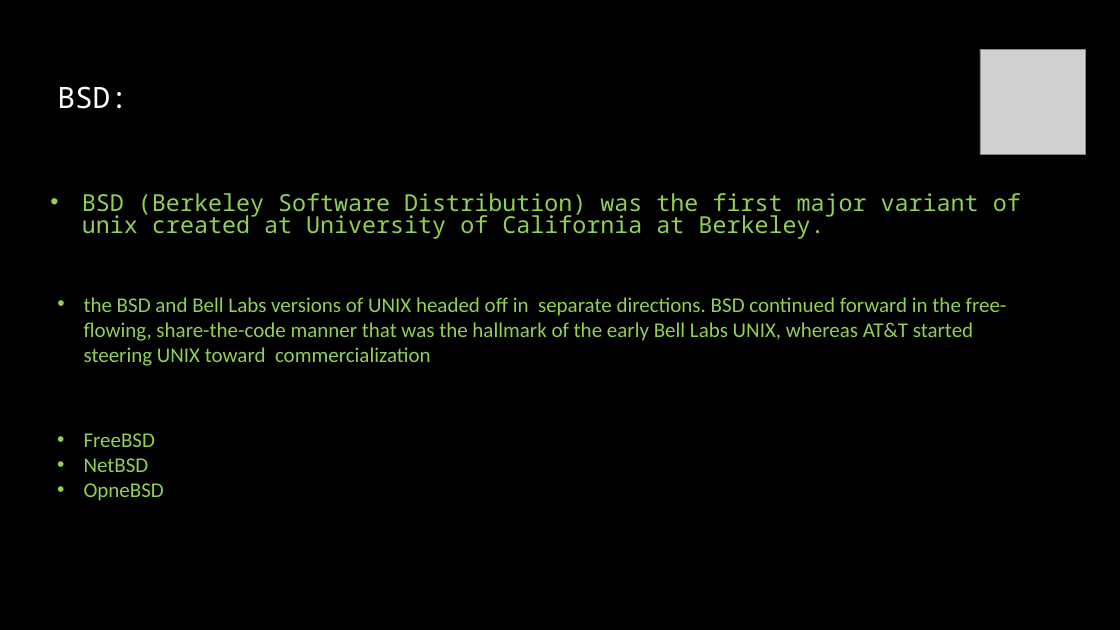
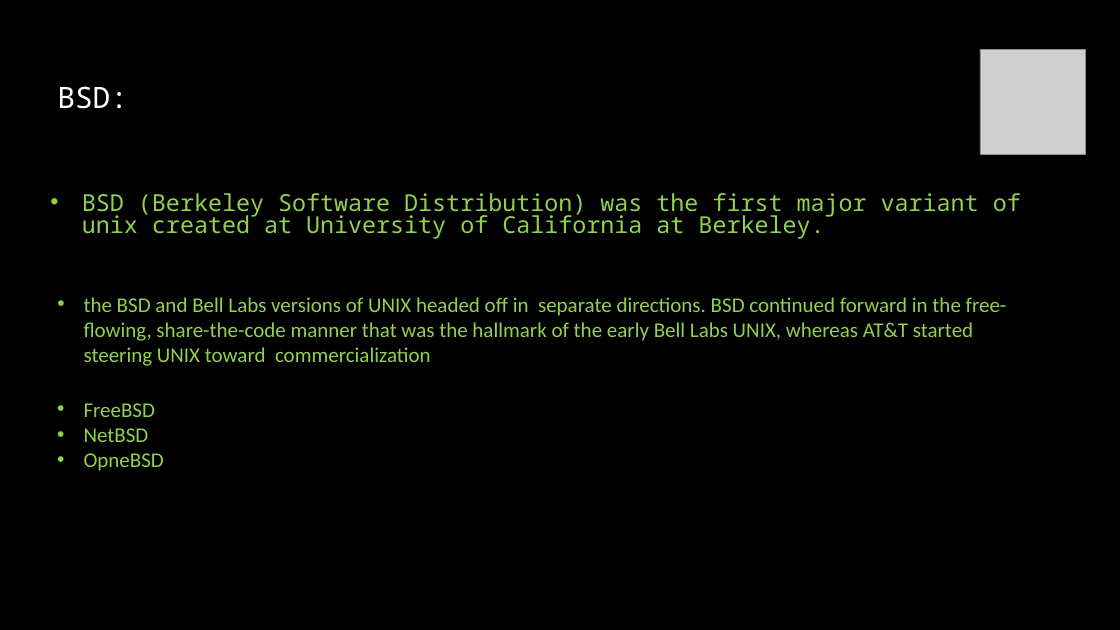
Before and after one commit to linuxfestival/introduction-to-linux-resources, a slide deck: slide 6 of amirkabir_linux_festival.pptx (slide 5 before the commit). Drawn at 1120x630 pixels with LibreOffice and Linux fonts; fonts in the diff are those of the drawing; grey boxes stand for pictures. Boxes give left, top, right and bottom in pixels: in the first picture for what was removed or moved away, otherwise in the second. Text is boxed around its words. In the diff, an @@ line names an element or a change of style, - is before the commit and + after.

```diff
--- a/amirkabir_linux_festival.pptx
+++ b/amirkabir_linux_festival.pptx
@@ text "FreeBSD": place and size @@
-text "FreeBSD" at bbox=[84, 433, 164, 501]
+text "FreeBSD" at bbox=[84, 403, 164, 471]
```
Also in this commit, not shown: 1 other slide changed, 6 slides added.
